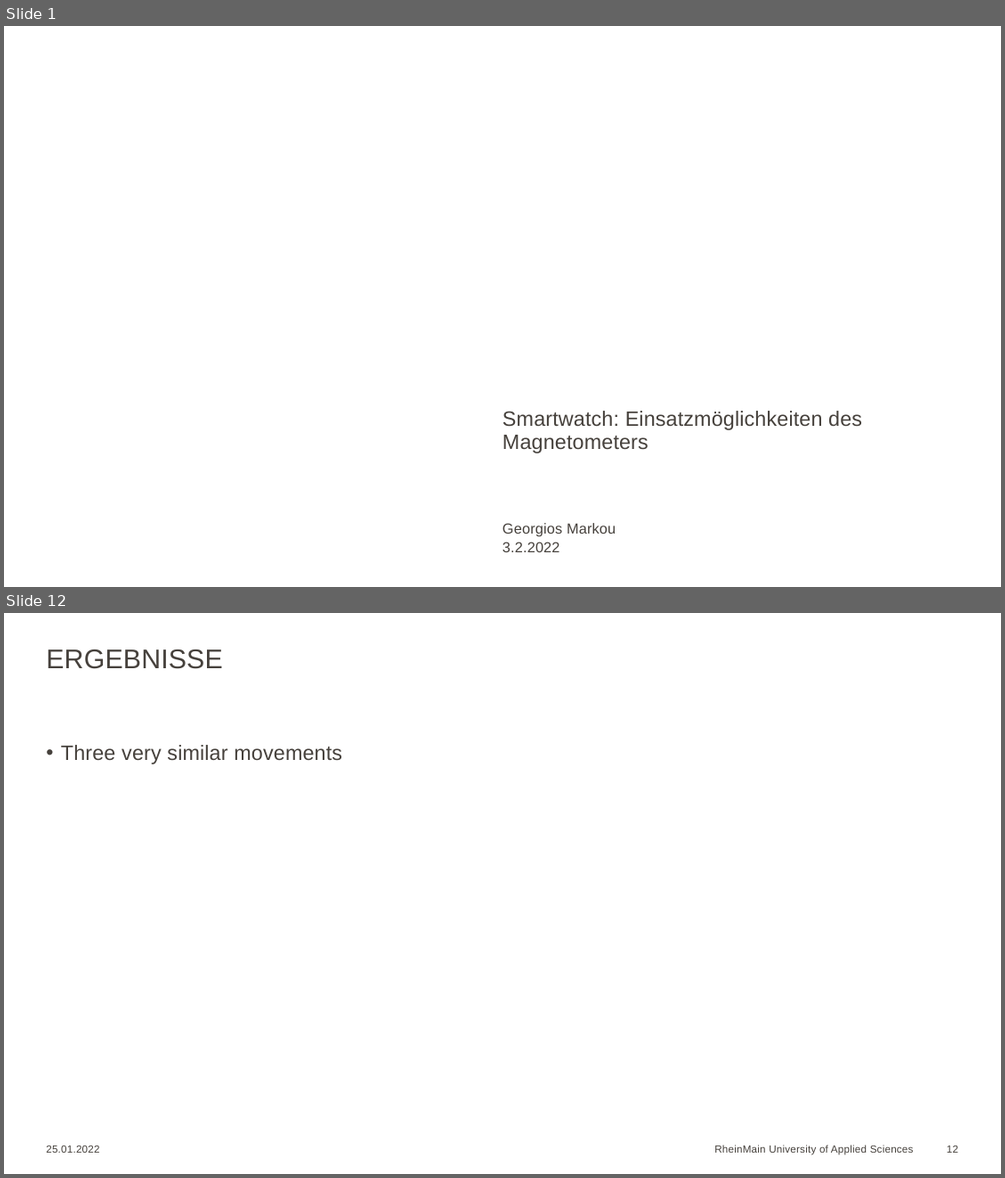
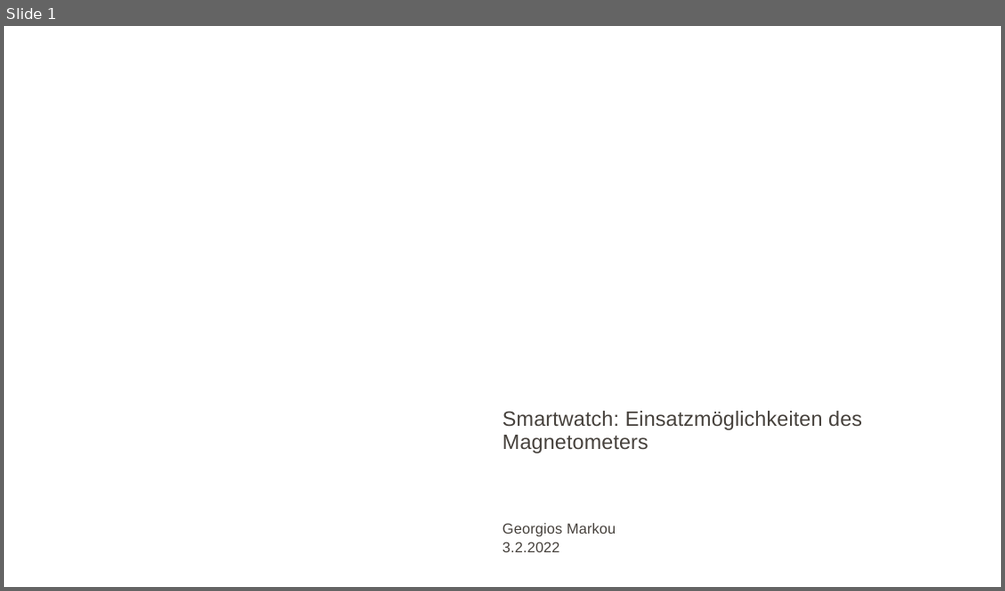
Before and after one commit to Georgios24816/hsrm, a slide deck: 5/Seminar/Georgios_Markou_10.odp. Shown one above the other, each under a label of ours: slides 1 and 12 before the commit, slide 1 after it; the slides between them are not shown. The pictures are 1005x1178 and 1005x591 pixels, drawn with LibreOffice and Linux fonts; fonts in the diff are those of the drawing; background and template pictures are left out. Boxes give left, top, right and bottom in pixels: in the first picture for what was removed or moved away, otherwise in the second. Text is boxed around its words. In the diff, an @@ line names an element or a change of style, - is before the commit and + after.

```diff
--- a/5/Seminar/Georgios_Markou_10.odp
+++ b/5/Seminar/Georgios_Markou_10.odp
@@ slide 12 removed at <box>4,613,1001,1174</box>, background #FFFFFF @@
@@ title removed at <box>46,649,222,669</box> @@
-ERGEBNISSE
@@ text removed at <box>61,745,342,764</box> @@
-• Three very similar movements
@@ text removed at <box>46,1145,99,1152</box> @@
-25.01.2022
@@ text removed at <box>714,1144,914,1155</box> @@
-RheinMain University of Applied Sciences
@@ page number removed at <box>947,1145,958,1152</box> @@
-12
```
Also in this commit, not shown: 11 slides changed, 1 other file.
